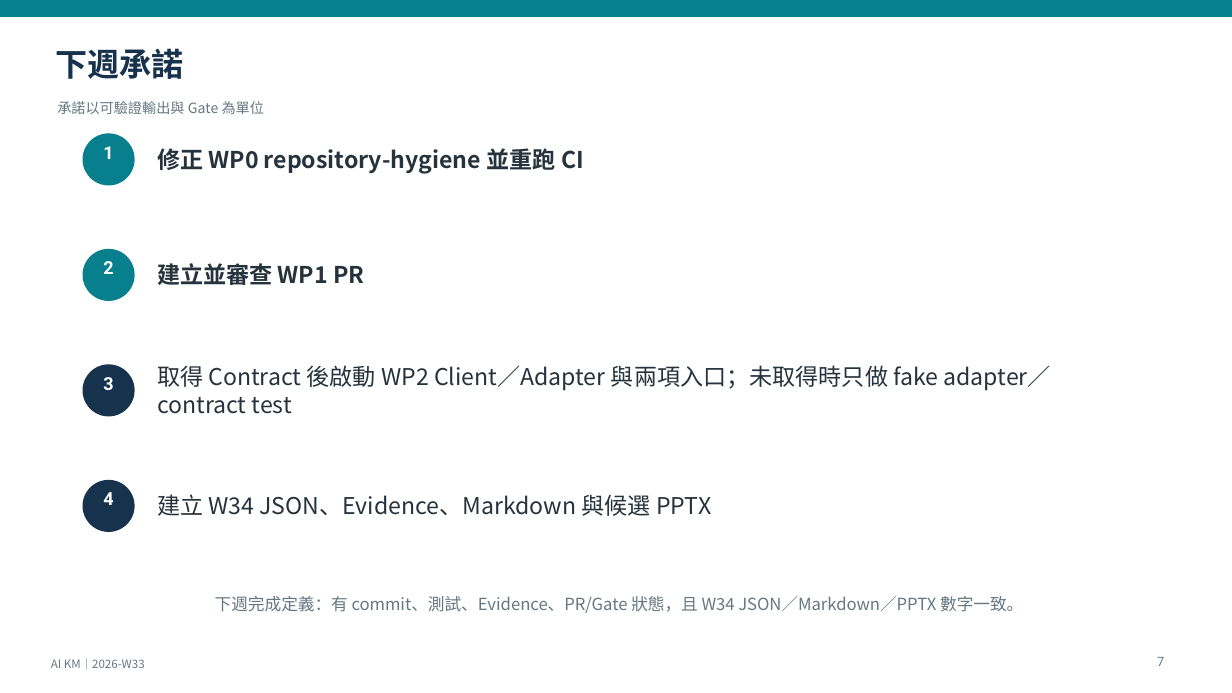
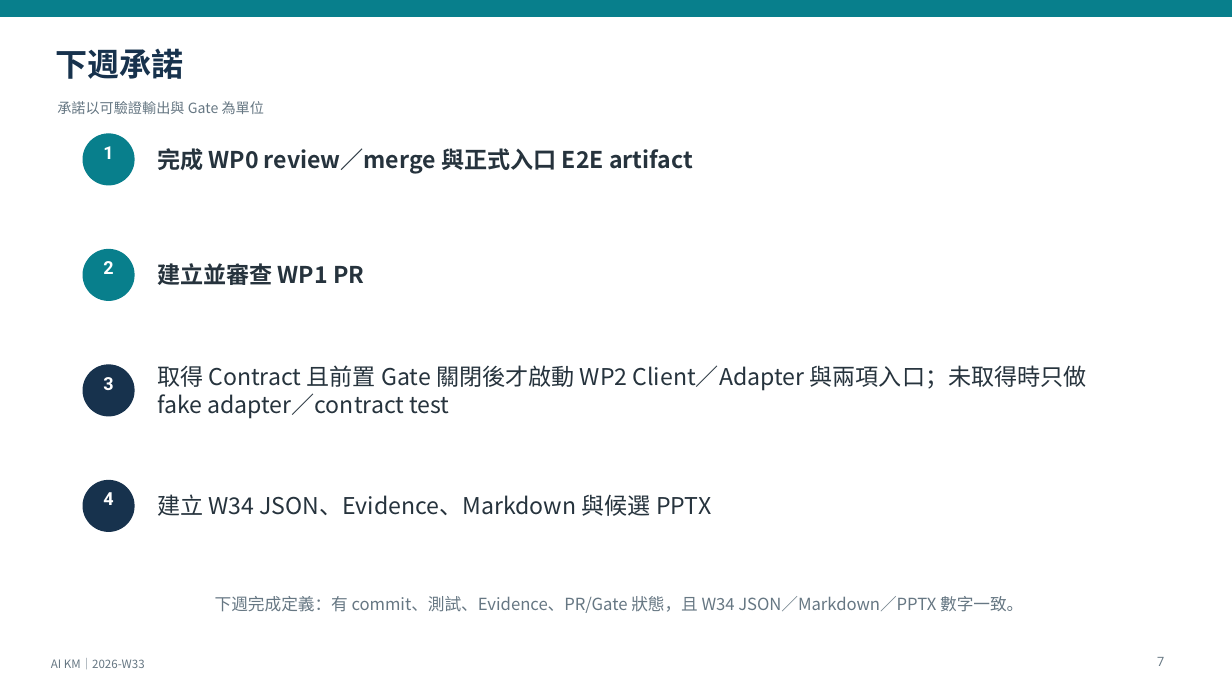
Before and after one commit to kyocarlos/knowledge-base-agent-source, a slide deck: slide 7 of docs/km-modernization/progress/presentations/AI-KM-Weekly-2026-W33.pptx. Drawn at 1232x693 pixels with LibreOffice and Linux fonts; fonts in the diff are those of the drawing. Boxes give left, top, right and bottom in pixels: in the first picture for what was removed or moved away, otherwise in the second. Text is boxed around its words. In the diff, an @@ line names an element or a change of style, - is before the commit and + after.

```diff
--- a/docs/km-modernization/progress/presentations/AI-KM-Weekly-2026-W33.pptx
+++ b/docs/km-modernization/progress/presentations/AI-KM-Weekly-2026-W33.pptx
@@ text at (x1=157, y1=148, x2=693, y2=173): text changed @@
-修正 WP0 repository-hygiene 並重跑 CI
+完成 WP0 review／merge 與正式入口 E2E artifact
@@ text at (x1=157, y1=365, x2=1087, y2=418): text changed @@
-取得 Contract 後啟動 WP2 Client／Adapter 與兩項入口；未取得時只做 fake adapter／contract test
+取得 Contract 且前置 Gate 關閉後才啟動 WP2 Client／Adapter 與兩項入口；未取得時只做 fake adapter／contract test
```
Also in this commit, not shown: 6 other slides changed, 5 other files.
